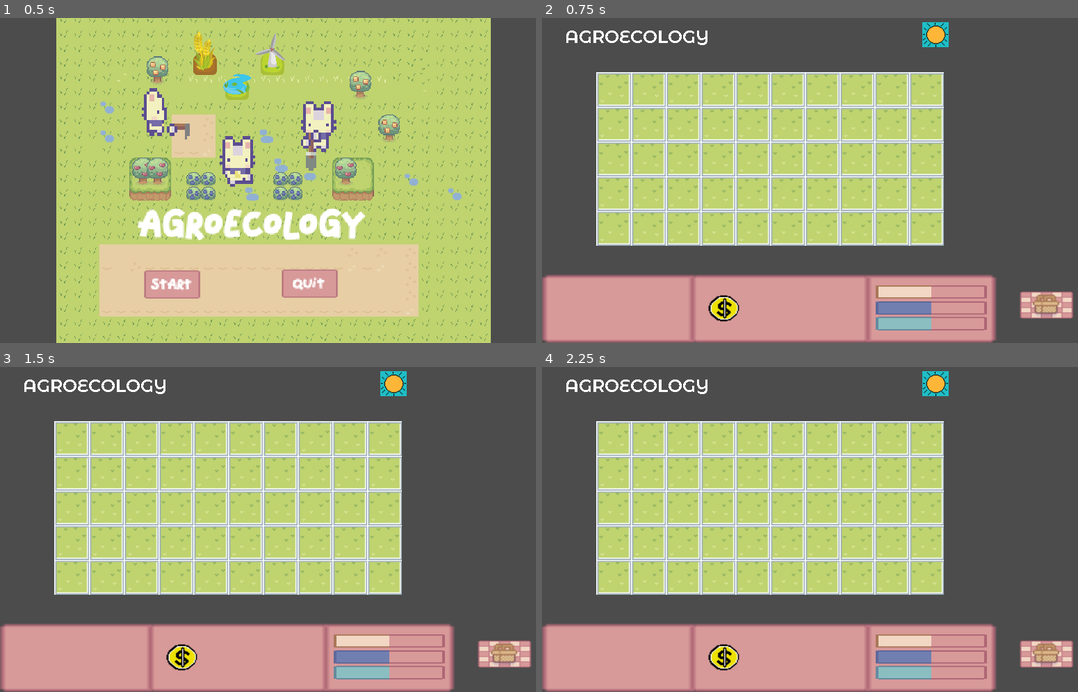
Above: before the commit, frames 1-4 (two rows, left to right).
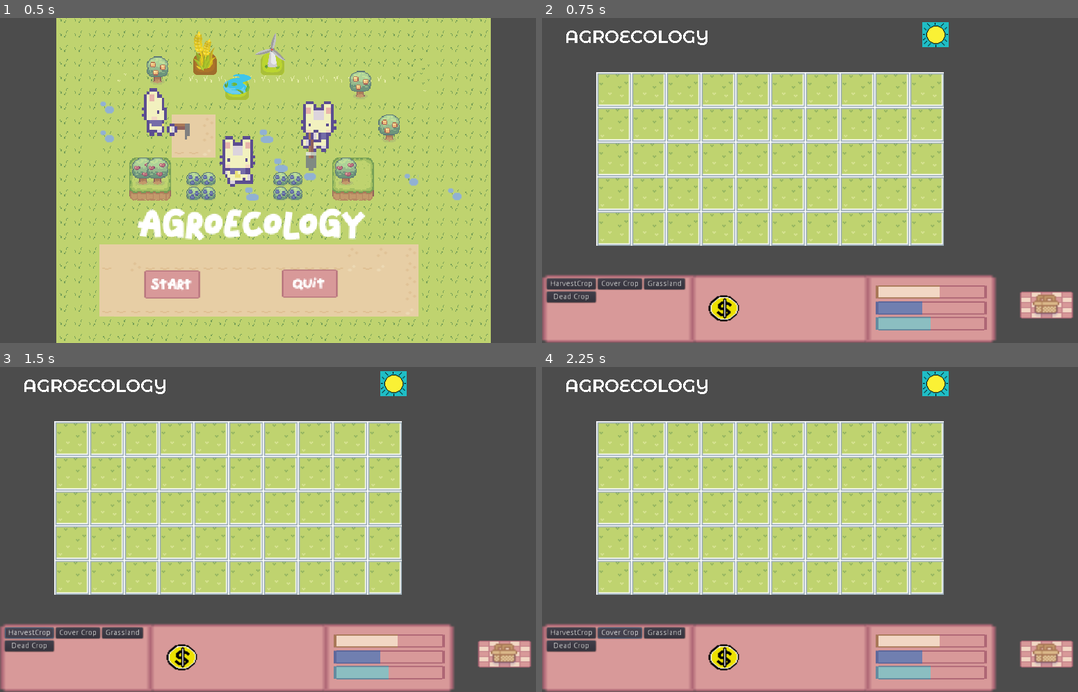
Above: after the commit, the same moments.

Repository: CormacJ10/regen-jam-2022
Game: Godot game, scene res://Start/startScene.tscn
Same seed, same stepped clock (60 frames per second), same inputs: the game is played once before the commit and once after it. The engine's default icon, where the game draws it, is replaced by a stand-in: a white triangle on a blue panel in a dark square.
Inputs (mouse positions are in pixels of both pictures, inside the frame that each line leads up to):
- Up to frame 1 (0.5 s): no input
- Up to frame 2 (0.75 s): click (713, 284) at 0.5 s
- Up to frame 3 (1.5 s): click (26, 633) at 1.25 s, where only the run after the commit has a clickable "HarvestCrop"
- Up to frame 4 (2.25 s): click (622, 633) at 2 s, where only the run after the commit has a clickable "Cover Crop"

Frame 1 is identical in both runs. In frame 2, 1.6% of the frame differs, in the area x 0-76%, y 2-97%; in frame 3, 1.6%; in frame 4, 1.6%.
Error before the commit: Parse Error: The identifier "HealthBarsObject" isn't a valid type (not a script or class), or couldn't be found on base "self". (res://LevelGUI/LevelGUI.gd:8)

Commit message:
alpha-build-0.1

Diff:
--- a/Game/project.godot
+++ b/Game/project.godot
@@ -13,6 +13,11 @@
 "class": "Grid",
 "language": "GDScript",
 "path": "res://Grid/Grid.gd"
+}, {
+"base": "Control",
+"class": "HealthBarsObject",
+"language": "GDScript",
+"path": "res://UI/HealthBarsObject.gd"
 }, {
 "base": "Node2D",
 "class": "Level",
@@ -41,6 +46,7 @@
 } ]
 _global_script_class_icons={
 "Grid": "",
+"HealthBarsObject": "",
 "Level": "",
 "LevelGUI": "",
 "SceneManager": "",
Not shown, changed: Game/Art/icons-16x.png.import
Not shown, changed: Game/Art/windmill.png.import
